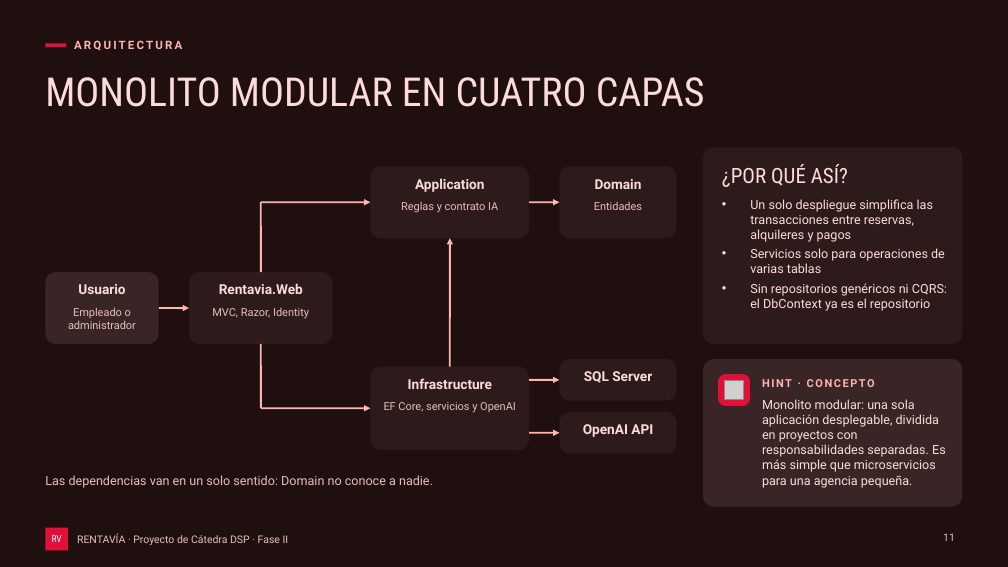
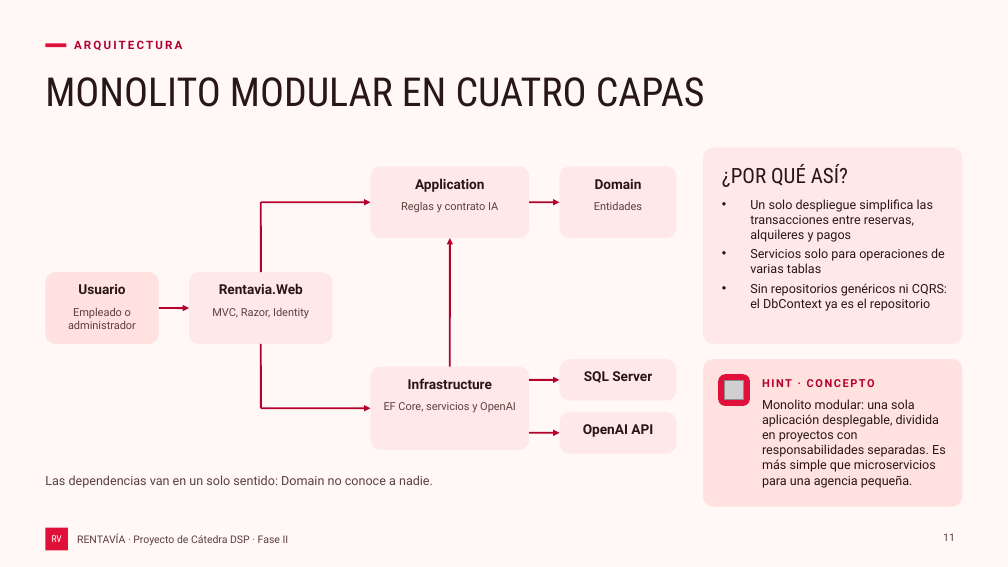
Before and after one commit to caleb-bvm/Rentavia, a slide deck: slide 11 of docs/fase-2/Rentavia-Presentacion.pptx. Drawn at 1008x567 pixels with LibreOffice and Linux fonts; fonts in the diff are those of the drawing; grey boxes stand for pictures. Boxes give left, top, right and bottom in pixels: in the first picture for what was removed or moved away, otherwise in the second. Text is boxed around its words. In the diff, an @@ line names an element or a change of style, - is before the commit and + after.

Commit message:
docs: presentación en modo claro y con Docker como sección propia
Usa el esquema claro de site.css y capturas de la interfaz en claro.
Docker pasa a ser la sección 06 con cuatro diapositivas: conceptos,
Dockerfile multietapa, servicios de Compose y ejecución con evidencia
de Docker Desktop.

```diff
--- a/docs/fase-2/Rentavia-Presentacion.pptx
+++ b/docs/fase-2/Rentavia-Presentacion.pptx
@@ background #1F0F0F to #FFF8F7 @@
@@ text "ARQUITECTURA" at [74, 40, 182, 51]: text colour #FFB3B3 to #B4002B @@
@@ fill #2D1B1B to #FFE9E8 in 7 elements at [189, 272, 333, 344], [371, 166, 529, 238], [371, 367, 529, 450], [560, 166, 677, 238], [560, 359, 677, 401], [560, 412, 677, 454], [703, 147, 963, 344] @@
@@ line (261, 202) - (261, 272): stroke #FFB3B3 1.75 pt to #B4002B 1.75 pt @@
@@ arrow (261, 202) - (371, 202): stroke #FFB3B3 1.75 pt to #B4002B 1.75 pt @@
@@ arrow (529, 202) - (560, 202): stroke #FFB3B3 1.75 pt to #B4002B 1.75 pt @@
@@ arrow (450, 367) - (450, 238): stroke #FFB3B3 1.75 pt to #B4002B 1.75 pt @@
@@ rounded rectangle at [45, 272, 159, 344]: fill #392525 to #FFE1E0 @@
@@ arrow (159, 309) - (189, 309): stroke #FFB3B3 1.75 pt to #B4002B 1.75 pt @@
@@ line (261, 344) - (261, 408): stroke #FFB3B3 1.75 pt to #B4002B 1.75 pt @@
@@ rounded rectangle at [703, 359, 963, 507]: fill #392525 to #FFE1E0 @@
@@ arrow (529, 380) - (560, 380): stroke #FFB3B3 1.75 pt to #B4002B 1.75 pt @@
@@ text "HINT · CONCEPTO" at [762, 379, 875, 387]: text colour #FFB3B3 to #B4002B @@
@@ arrow (261, 408) - (371, 408): stroke #FFB3B3 1.75 pt to #B4002B 1.75 pt @@
@@ text colour #FCDBDA to #291717 in 11 elements at [45, 77, 705, 107], [78, 284, 125, 294], [219, 283, 303, 294], [415, 178, 484, 192], [408, 378, 492, 389], [595, 179, 642, 189], [584, 371, 652, 383], [583, 424, 653, 437], [722, 164, 848, 187], [750, 199, 947, 311], [762, 399, 946, 488] @@
@@ arrow (529, 433) - (560, 433): stroke #FFB3B3 1.75 pt to #B4002B 1.75 pt @@
@@ text colour #E6BDBC to #5D3F3F in 8 elements at [68, 308, 136, 329], [212, 308, 309, 319], [401, 202, 498, 213], [384, 402, 516, 413], [594, 202, 642, 210], [45, 475, 433, 488], [943, 533, 955, 541], [77, 533, 289, 545] @@
```
Also in this commit, not shown: 24 other slides changed, 5 slides added, 1 slide removed.
